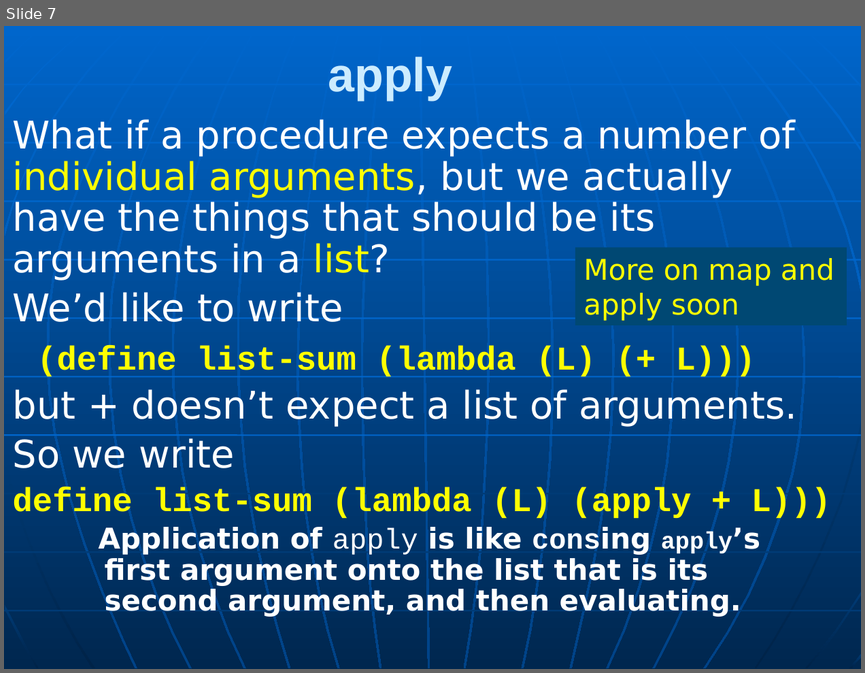
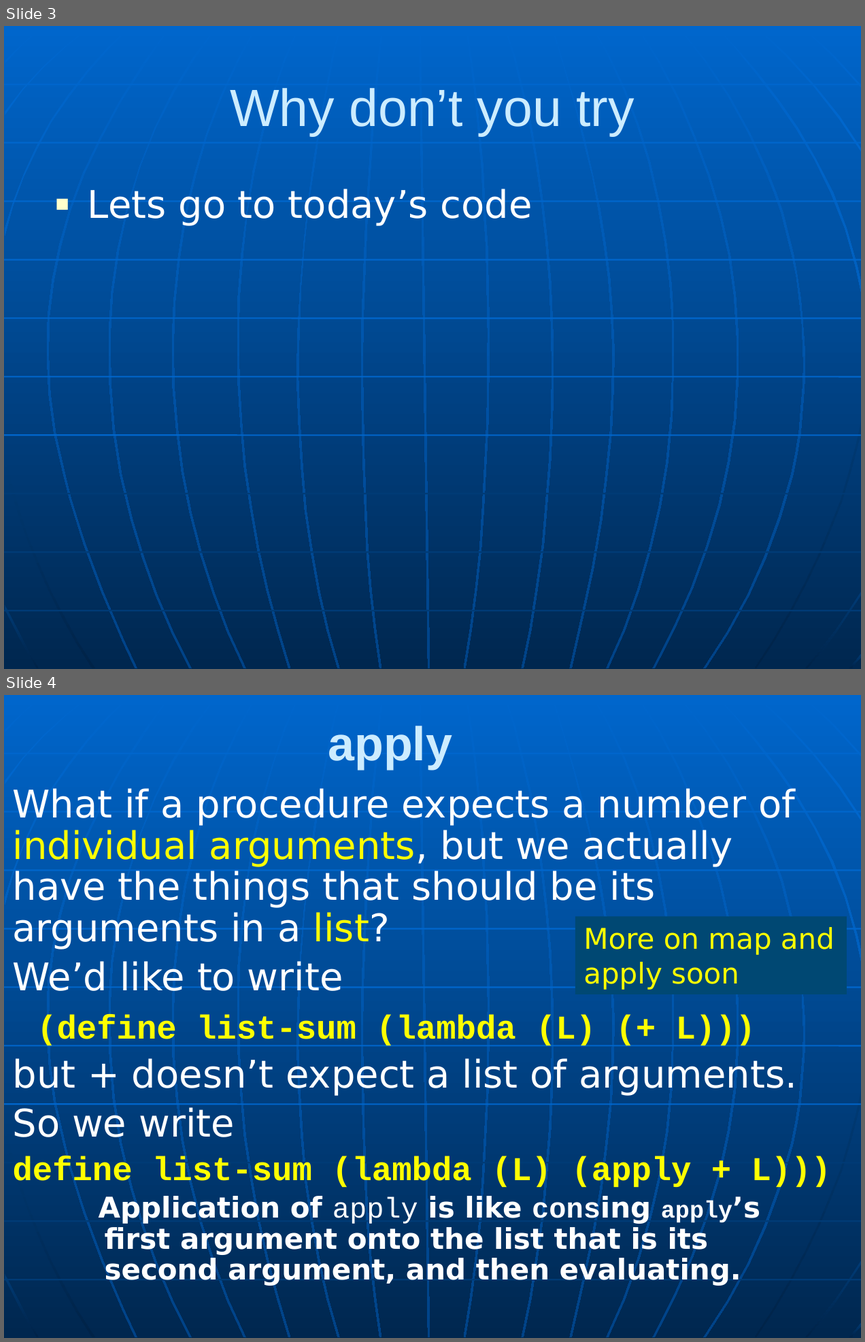
Before and after one commit to RHIT-CSSE/csse304, a slide deck: ClassMaterials/MapApply/RecursionMapApplyLambdaLet.pptx. Shown one above the other, each under a label of ours: slide 7 before the commit, slides 3 and 4 after it. The pictures are 865x673 and 865x1342 pixels, drawn with LibreOffice and Linux fonts; fonts in the diff are those of the drawing. Boxes give left, top, right and bottom in pixels: in the first picture for what was removed or moved away, otherwise in the second. Text is boxed around its words. In the diff, an @@ line names an element or a change of style, - is before the commit and + after.

```diff
--- a/ClassMaterials/MapApply/RecursionMapApplyLambdaLet.pptx
+++ b/ClassMaterials/MapApply/RecursionMapApplyLambdaLet.pptx
@@ slide 3 added at (4, 26, 861, 669), background gradient #0066CC to #004488; not listed: 34 template elements that a slide beside it also shows @@
@@ title added at (230, 88, 634, 136), 44 pt, text #CCECFF @@
+Why don’t you try
@@ text added at (88, 189, 532, 226), 32 pt, text #FFFFFF @@
+■ Lets go to today’s code
@@ what was slide 7 is now slide 4 @@
```
Also in this commit, not shown: 2 slides changed, 7 slides removed, 4 other files.
